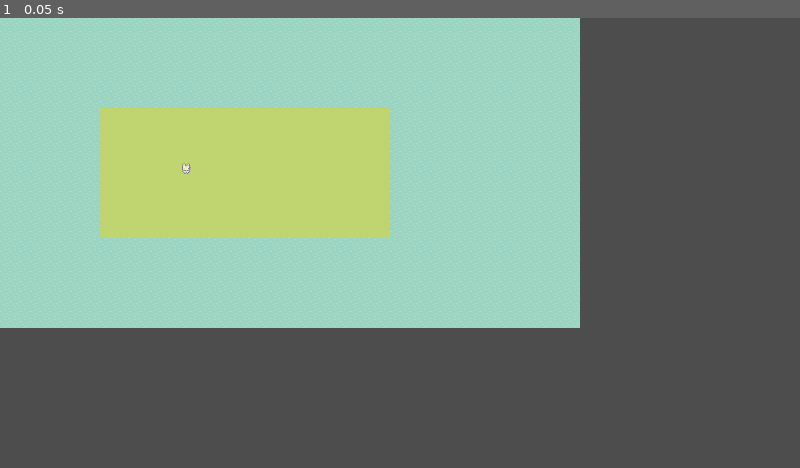
Above: before the commit, frame 1.
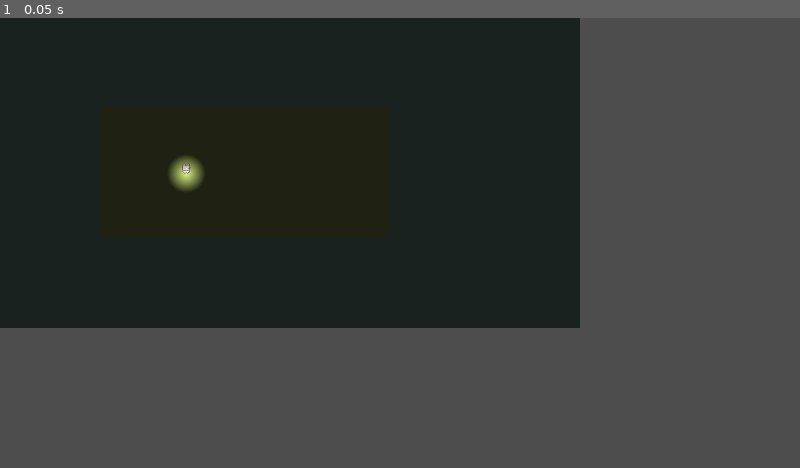
Above: after the commit, the same moment.

Repository: GianluDR/Project-SecondJam
Game: Godot game, scene res://Scenes/light_test_scene.tscn
Two runs of this game, one before a commit and one after it. Both use one fixed random seed, a clock stepped at 60 frames per second and the inputs below. This scene is started directly instead of the project's main scene.
Inputs:
- Up to frame 1 (0.05 s): no input

The runs differ from the first frame. In frame 1, 50% of the frame differs, in the area x 0-73%, y 0-69%.

Commit message:
added distance interc from player

Diff:
--- a/Scenes/light_test_scene.tscn
+++ b/Scenes/light_test_scene.tscn
@@ -1,9 +1,10 @@
-[gd_scene load_steps=10 format=4 uid="uid://dypvaultx7nlq"]
+[gd_scene load_steps=13 format=4 uid="uid://dypvaultx7nlq"]
 
 [ext_resource type="Texture2D" uid="uid://bs4qt724a5oe5" path="res://Assets/Sprout Lands - Sprites - Basic pack/Tilesets/Water.png" id="1_3gqcc"]
 [ext_resource type="Texture2D" uid="uid://djub65ssuic3p" path="res://Assets/sprites/tileset.png" id="2_goqd5"]
 [ext_resource type="Texture2D" uid="uid://c8nr3kga8kfq2" path="res://Assets/Sprout Lands - Sprites - Basic pack/Tilesets/Grass.png" id="3_eufum"]
 [ext_resource type="PackedScene" uid="uid://7va2it4641m0" path="res://Scenes/Characters/player.tscn" id="4_jg2qr"]
+[ext_resource type="PackedScene" uid="uid://k87qm5ukwygx" path="res://Scenes/Interactable/InteractArea.tscn" id="5_6egxi"]
 
 [sub_resource type="TileSetAtlasSource" id="TileSetAtlasSource_8od7v"]
 texture = ExtResource("1_3gqcc")
@@ -27,6 +28,15 @@
 sources/0 = SubResource("TileSetAtlasSource_35xla")
 sources/1 = SubResource("TileSetAtlasSource_i3aeo")
 
+[sub_resource type="Gradient" id="Gradient_eksyf"]
+offsets = PackedFloat32Array(0, 0.69666666)
+colors = PackedColorArray(1, 1, 1, 1, 0, 0, 0, 1)
+
+[sub_resource type="GradientTexture2D" id="GradientTexture2D_6egxi"]
+gradient = SubResource("Gradient_eksyf")
+fill = 1
+fill_from = Vector2(0.5, 0.5)
+
 [node name="Test" type="Node2D"]
 
 [node name="Tilemaps" type="Node2D" parent="."]
@@ -41,3 +51,13 @@
 
 [node name="Player" parent="." instance=ExtResource("4_jg2qr")]
 position = Vector2(298, 249)
+
+[node name="PointLight2D" type="PointLight2D" parent="Player"]
+texture = SubResource("GradientTexture2D_6egxi")
+
+[node name="DirectionalLight2D" type="DirectionalLight2D" parent="."]
+color = Color(0.83889705, 0.83889705, 0.838897, 1)
+blend_mode = 1
+
+[node name="Area2D" parent="." instance=ExtResource("5_6egxi")]
+position = Vector2(504, 267)
--- a/Scripts/interact_area.gd
+++ b/Scripts/interact_area.gd
@@ -9,6 +9,12 @@
     "res://scenes/level3.tscn"
 ]
 
+func _physics_process(delta):
+	var player = $"../Player"#get_tree().get_nodes_in_group("Player")[0]
+	var dist = global_position.distance_to(player.global_position)
+	print(dist)
+
+
 func _on_body_shape_entered(body_rid: RID, body: Node2D, body_shape_index: int, local_shape_index: int) -> void:
 	if body.name == "Player":   # oppure usa un gruppo "Player"
 		print("Player ha raggiunto l'area!")
